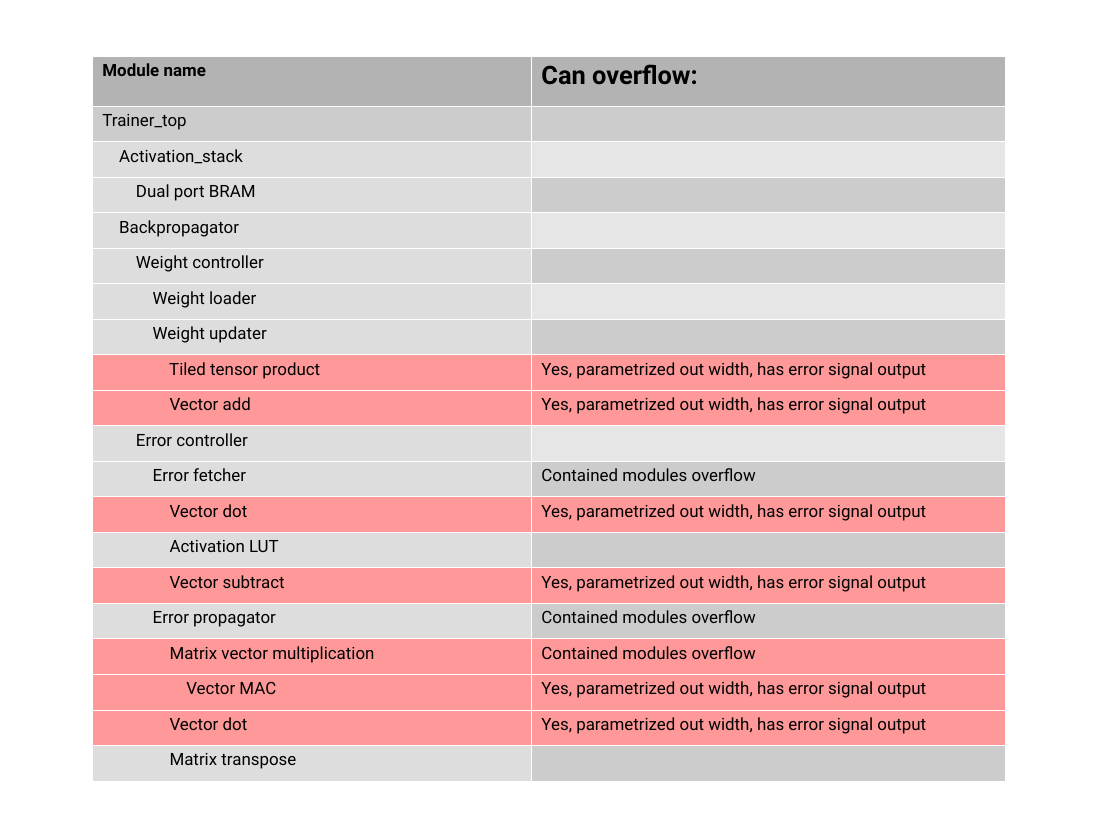
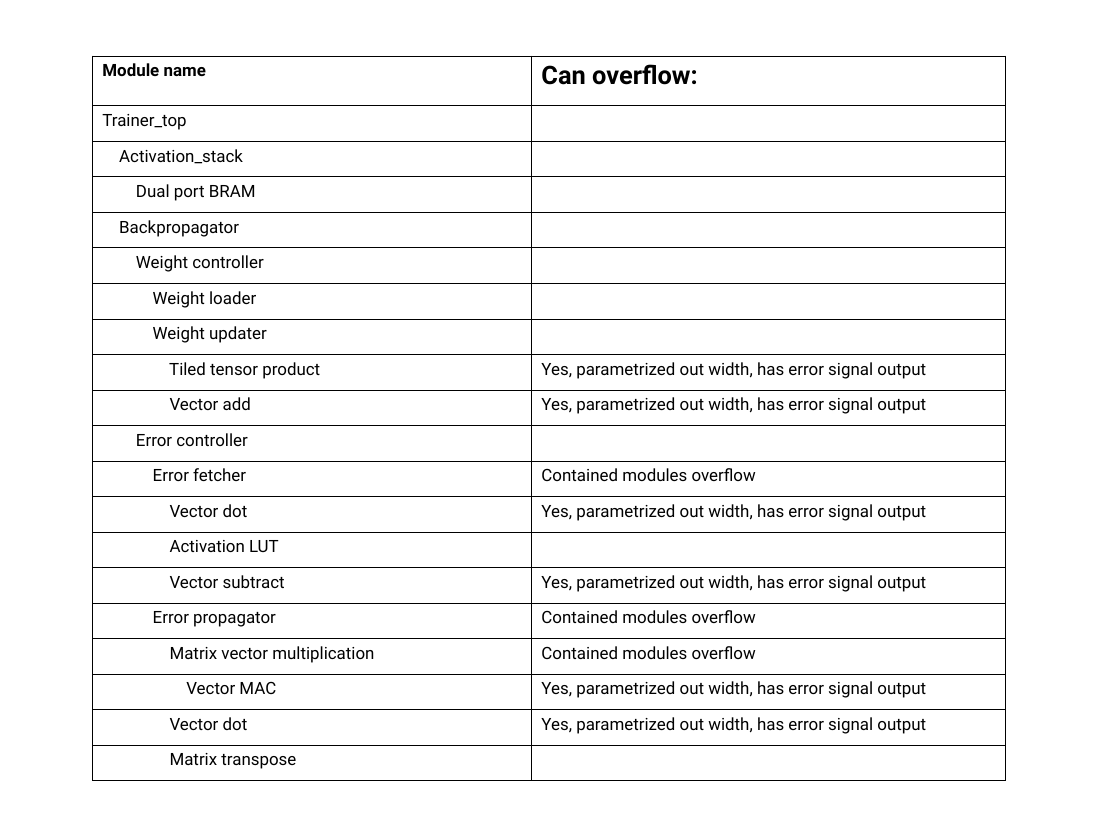
Before and after one commit to MihailoIsakov/layer_multiplex_nn, a slide deck: slide 2 of backpropagation/docs/doc.odp. Drawn at 1120x840 pixels with LibreOffice and Linux fonts; fonts in the diff are those of the drawing. Boxes give left, top, right and bottom in pixels: in the first picture for what was removed or moved away, otherwise in the second. Text is boxed around its words. In the diff, an @@ line names an element or a change of style, - is before the commit and + after.

```diff
--- a/backpropagation/docs/doc.odp
+++ b/backpropagation/docs/doc.odp
@@ table at (92,56,1005,781) @@
@@ fill #B3B3B3 to none in row 1 @@
@@ fill #CCCCCC to none in 3 cells @@
@@ fill #DDDDDD to none in 11 cells @@
@@ fill #FF9999 to none in 14 cells @@
@@ borders changed @@
```
Also in this commit, not shown: 7 other slides changed, 5 slides added.
